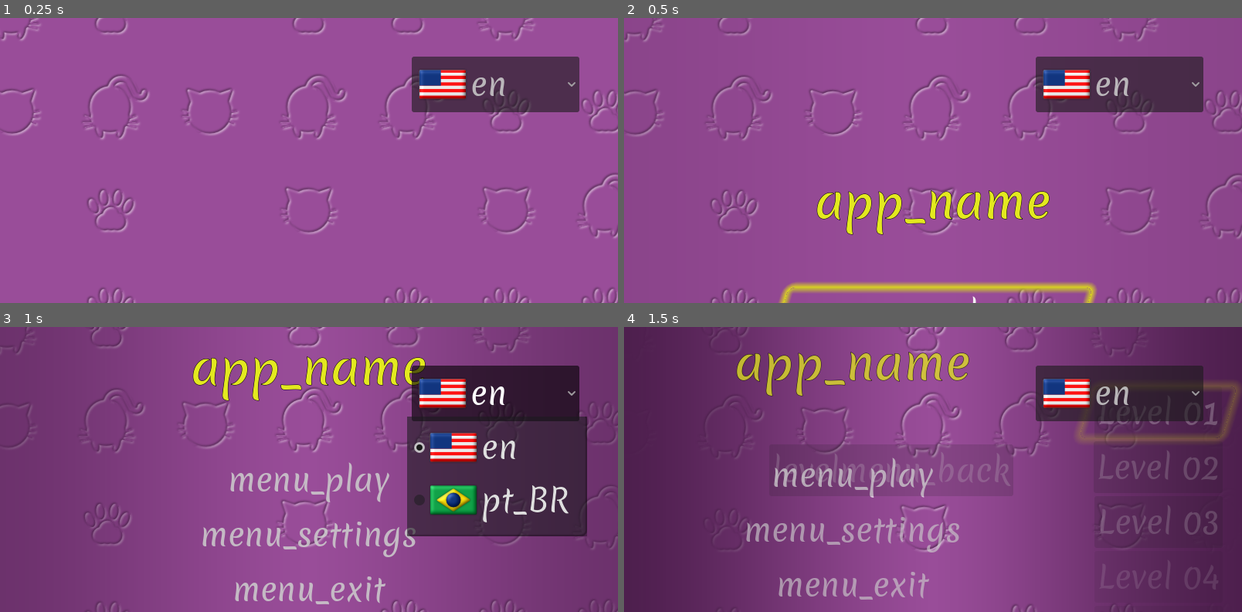
Above: before the commit, frames 1-4 (two rows, left to right).
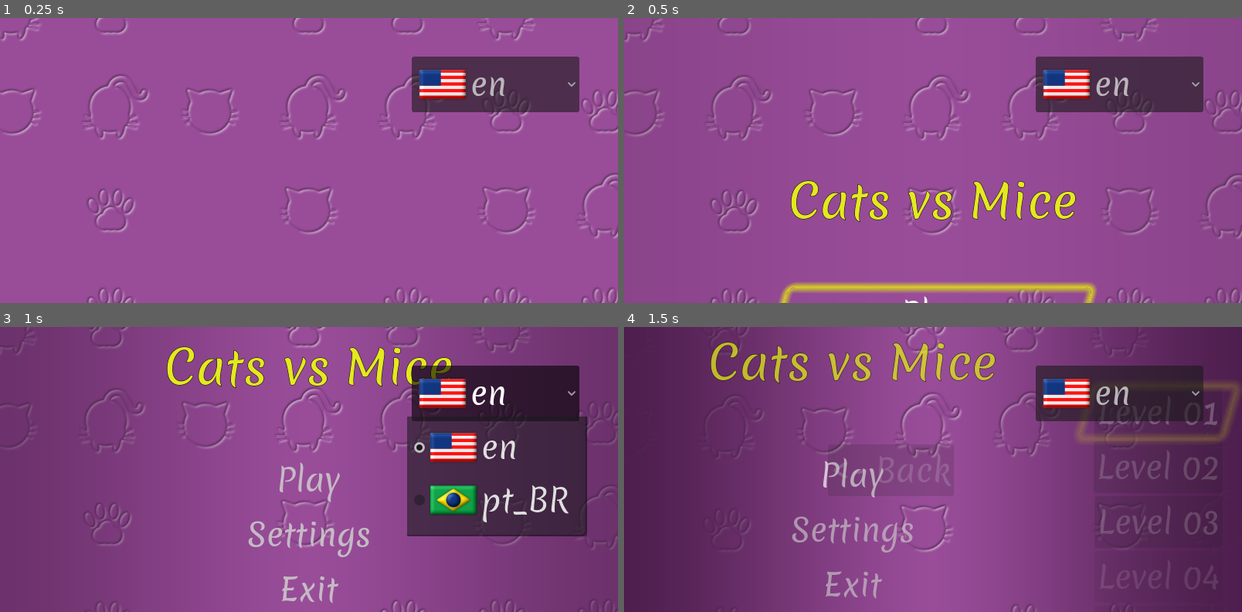
Above: after the commit, the same moments.

Repository: vibrunazo/godot-cats
Game: Godot game, scene res://scenes/maps/MainScene.tscn
Same seed, same stepped clock (60 frames per second), same inputs: the game is played once before the commit and once after it. Sound files missing from this copy of the repository are replaced by a short silence.
Inputs:
- Up to frame 1 (0.25 s): no input
- Up to frame 2 (0.5 s): no input
- Up to frame 3 (1 s): click "en" at 0.5 s
- Up to frame 4 (1.5 s): click "menu_play" (after the commit: "Play") at 1.25 s

Frame 1 is identical in both runs. In frame 2, 2.8% of the frame differs, in the area x 27-74%, y 56-100%; in frame 3, 5.7%; in frame 4, 6.2%, in the area x 14-63%, y 5-96%.

Commit message:
fix translations

Diff:
--- a/project.godot
+++ b/project.godot
@@ -60,9 +60,9 @@
 ]
 }
 
-[locale]
+[internationalization]
 
-translations=PackedStringArray("res://locale/Cats translations - locale.en.translation", "res://locale/Cats translations - locale.pt_BR.translation")
+locale/translations=PackedStringArray("res://locale/Cats translations - locale.en.translation", "res://locale/Cats translations - locale.pt_BR.translation")
 
 [physics]
 
--- a/tools/capture/cap_helper.gd
+++ b/tools/capture/cap_helper.gd
@@ -22,7 +22,12 @@
 func _run() -> void:
 	# NOTE: -s scripts bypass automatic project translation loading,
 	# so load them explicitly to match normal game startup.
-	for tr_path: String in ProjectSettings.get_setting("locale/translations", []):
+	# Godot 4 lists them under "internationalization/locale/translations";
+	# fall back to the Godot 3 path for unconverted projects.
+	var tr_paths: Array = ProjectSettings.get_setting("internationalization/locale/translations", [])
+	if tr_paths.is_empty():
+		tr_paths = ProjectSettings.get_setting("locale/translations", [])
+	for tr_path: String in tr_paths:
 		var tr_res: Translation = load(tr_path) as Translation
 		if tr_res != null:
 			TranslationServer.add_translation(tr_res)
Binary file changed: captures/new/combat.png
Binary file changed: captures/new/level1.png
Binary file changed: captures/new/level1_diff.png
Binary file changed: captures/new/level1_side_by_side.png
